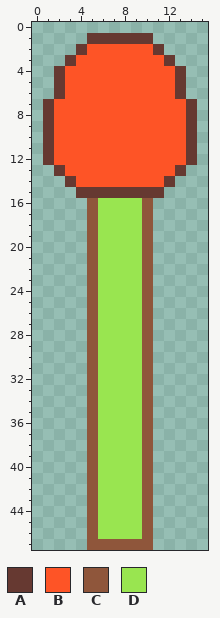
File history of a pixel-art sprite, LanturnGame/Resources/images/match.png. Above: the version before the commit.
The file is 16x48 pixels.
Palette (. is transparent): A #663931  B #fe5426  C #8f563b  D #99e550
Pixels before, first column x 1:
 1 ....AAAAAA....
 2 ...ABBBBBBA...
 3 ..ABBBBBBBBA..
 4 .ABBBBBBBBBBA.
 5 .ABBBBBBBBBBA.
 6 .ABBBBBBBBBBA.
 7 ABBBBBBBBBBBBA
 8 ABBBBBBBBBBBBA
 9 ABBBBBBBBBBBBA
10 ABBBBBBBBBBBBA
11 ABBBBBBBBBBBBA
12 ABBBBBBBBBBBBA
13 .ABBBBBBBBBBA.
14 ..ABBBBBBBBA..
15 ...AAAAAAAA...
16 ....CDDDDC....
17 ....CDDDDC....
18 ....CDDDDC....
19 ....CDDDDC....
20 ....CDDDDC....
21 ....CDDDDC....
22 ....CDDDDC....
23 ....CDDDDC....
24 ....CDDDDC....
25 ....CDDDDC....
26 ....CDDDDC....
27 ....CDDDDC....
28 ....CDDDDC....
29 ....CDDDDC....
30 ....CDDDDC....
31 ....CDDDDC....
32 ....CDDDDC....
33 ....CDDDDC....
34 ....CDDDDC....
35 ....CDDDDC....
36 ....CDDDDC....
37 ....CDDDDC....
38 ....CDDDDC....
39 ....CDDDDC....
40 ....CDDDDC....
41 ....CDDDDC....
42 ....CDDDDC....
43 ....CDDDDC....
44 ....CDDDDC....
45 ....CDDDDC....
46 ....CDDDDC....
47 ....CCCCCC....
Now the later version:
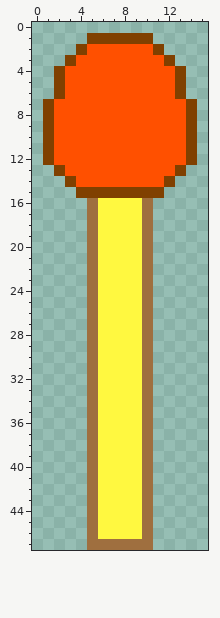
Change:
colour A: #663931 -> #804000
colour B: #fe5426 -> #ff5000
colour C: #8f563b -> #9f6f3f
colour D: #99e550 -> #fff840
Where, in picture pixels (left, top, right, bottom), the same in both pictures:
changed: (43, 33, 197, 550)
